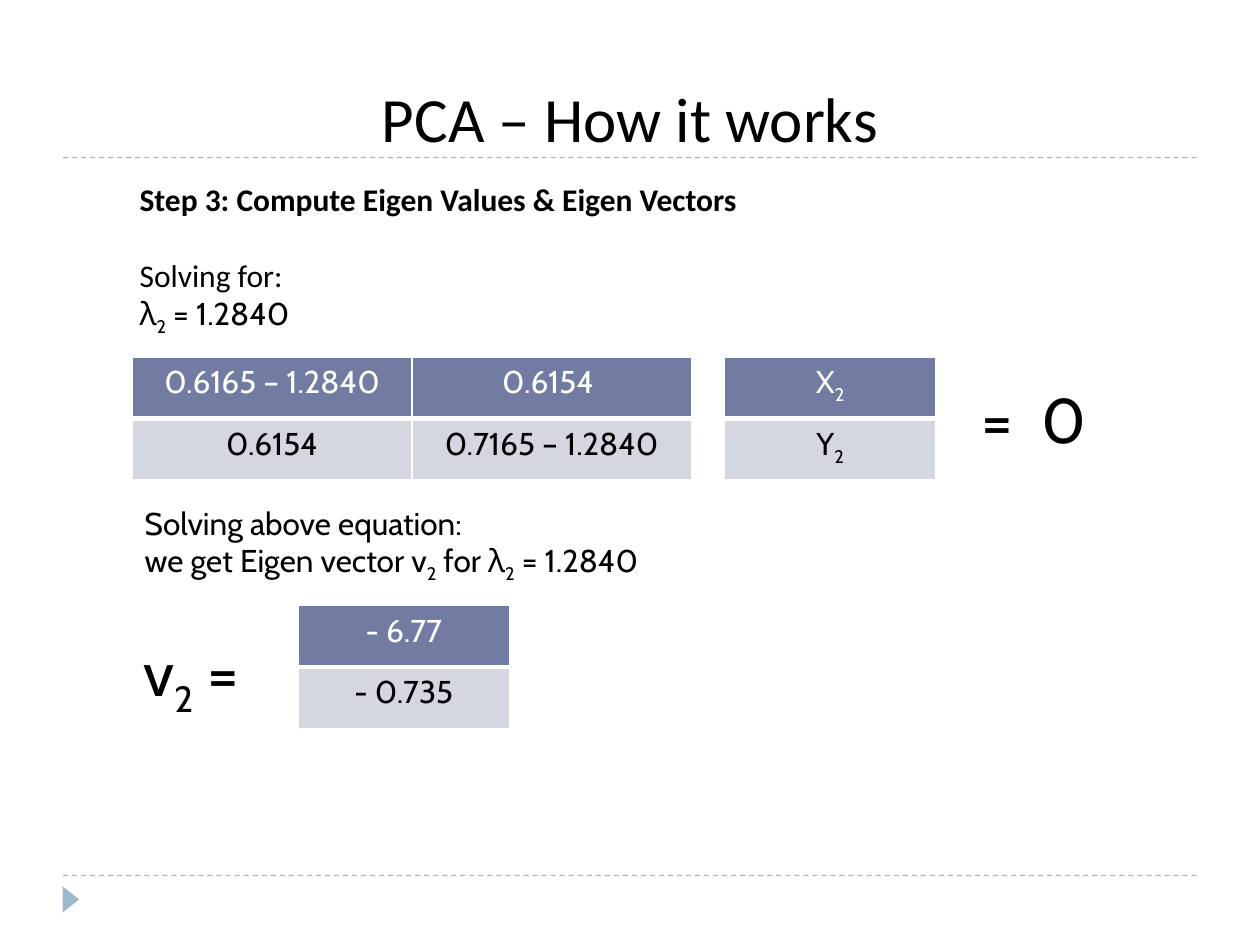
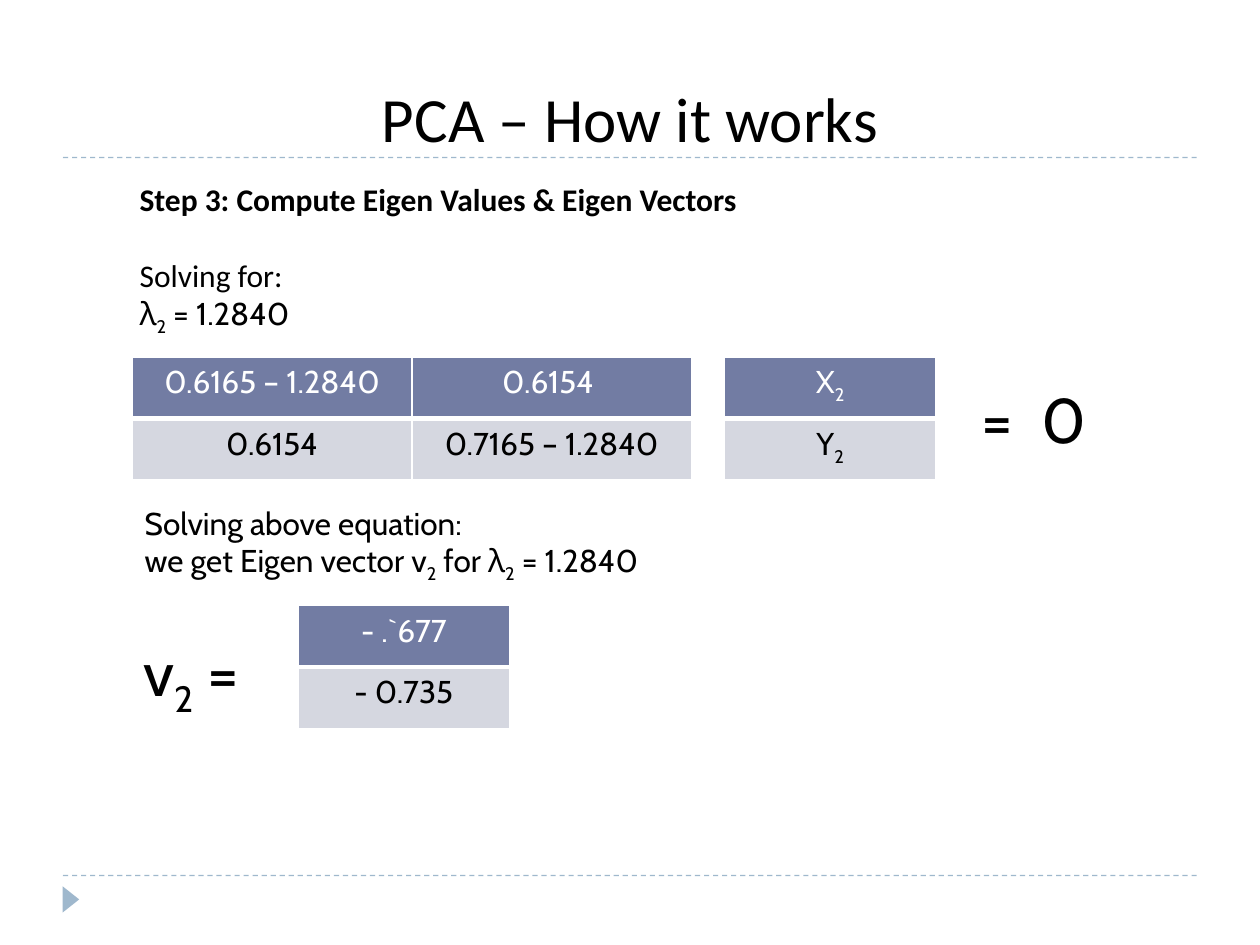
Before and after one commit to roushanprasad/DataScience_ML, a slide deck: slide 13 of Machine-Learning/4.12 PCA/0 PCA-Algo-Example.pptx. Drawn at 1260x945 pixels with LibreOffice and Linux fonts; fonts in the diff are those of the drawing. Boxes give left, top, right and bottom in pixels: in the first picture for what was removed or moved away, otherwise in the second. Text is boxed around its words. In the diff, an @@ line names an element or a change of style, - is before the commit and + after.

```diff
--- a/Machine-Learning/4.12 PCA/0 PCA-Algo-Example.pptx
+++ b/Machine-Learning/4.12 PCA/0 PCA-Algo-Example.pptx
@@ table at box(299, 606, 510, 730) @@
-row 1, column 1: - 6.77
+row 1, column 1: - .`677
```
Also in this commit, not shown: 1 other slide changed, 31 other files.
